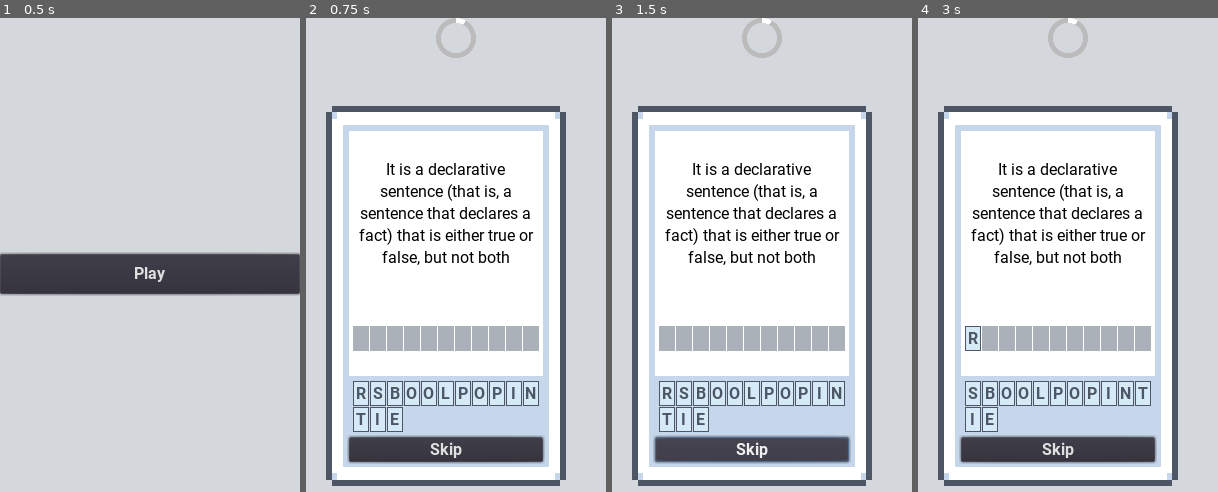
Above: before the commit, frames 1-4 (left to right).
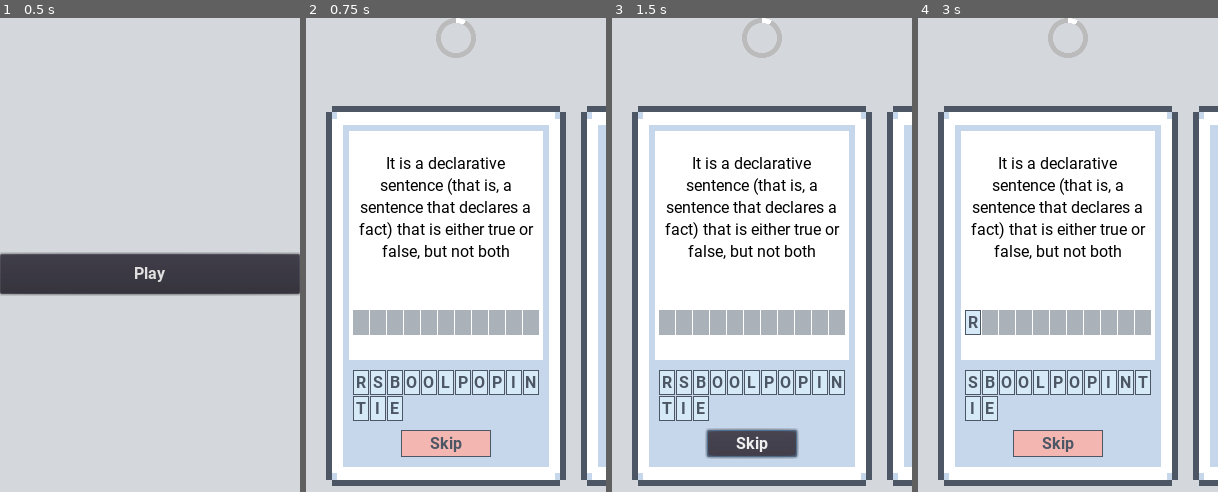
Above: after the commit, the same moments.

Repository: LoneDespair/comsci-card_game
Game: Godot game, scene res://src/main/main.tscn
Two runs of this game, one before a commit and one after it. Both use one fixed random seed, a clock stepped at 60 frames per second and the inputs below.
Inputs:
- Up to frame 1 (0.5 s): no input
- Up to frame 2 (0.75 s): click "Play" at 0.5 s
- Up to frame 3 (1.5 s): click "Skip" at 1.25 s
- Up to frame 4 (3 s): click "Skip" at 2 s; click "R" at 2.75 s

Frame 1 is identical in both runs. In frame 2, 21% of the frame differs, in the area x 13-100%, y 18-99%; in frame 3, 20%; in frame 4, 21%.

Commit message:
sync changes

Diff:
--- a/src/card/card.tscn
+++ b/src/card/card.tscn
@@ -58,15 +58,10 @@
 margin_bottom = 356.0
 custom_constants/separation = 0
 
-[node name="VBoxContainer" type="VBoxContainer" parent="ui/content"]
-margin_right = 194.0
-margin_bottom = 246.0
-size_flags_vertical = 3
-
-[node name="question" type="Label" parent="ui/content/VBoxContainer"]
+[node name="question" type="Label" parent="ui/content"]
 unique_name_in_owner = true
 margin_right = 194.0
-margin_bottom = 167.0
+margin_bottom = 155.0
 size_flags_vertical = 3
 custom_colors/font_color = Color( 0, 0, 0, 1 )
 custom_fonts/font = SubResource( 6 )
@@ -77,12 +72,12 @@
 autowrap = true
 clip_text = true
 
-[node name="answer" type="GridContainer" parent="ui/content/VBoxContainer"]
+[node name="answer" type="GridContainer" parent="ui/content"]
 unique_name_in_owner = true
 margin_left = 97.0
-margin_top = 171.0
+margin_top = 155.0
 margin_right = 97.0
-margin_bottom = 246.0
+margin_bottom = 230.0
 rect_min_size = Vector2( 0, 75 )
 size_flags_horizontal = 6
 custom_constants/vseparation = 1
@@ -90,13 +85,27 @@
 columns = 11
 
 [node name="PanelContainer2" type="PanelContainer" parent="ui/content"]
-margin_top = 246.0
+margin_top = 230.0
 margin_right = 194.0
-margin_bottom = 307.0
+margin_bottom = 332.0
 rect_min_size = Vector2( 0, 61 )
 custom_styles/panel = SubResource( 4 )
 
-[node name="selection" type="GridContainer" parent="ui/content/PanelContainer2"]
+[node name="VBoxContainer" type="VBoxContainer" parent="ui/content/PanelContainer2"]
+margin_top = 5.0
+margin_right = 194.0
+margin_bottom = 97.0
+
+[node name="MarginContainer" type="MarginContainer" parent="ui/content/PanelContainer2/VBoxContainer"]
+margin_right = 194.0
+margin_bottom = 61.0
+rect_min_size = Vector2( 0, 61 )
+custom_constants/margin_right = 0
+custom_constants/margin_top = 0
+custom_constants/margin_left = 0
+custom_constants/margin_bottom = 0
+
+[node name="selection" type="GridContainer" parent="ui/content/PanelContainer2/VBoxContainer/MarginContainer"]
 unique_name_in_owner = true
 margin_left = 97.0
 margin_top = 30.0
@@ -108,11 +117,15 @@
 custom_constants/hseparation = 1
 columns = 11
 
-[node name="skip" type="Button" parent="ui/content"]
+[node name="skip" type="Button" parent="ui/content/PanelContainer2/VBoxContainer"]
 unique_name_in_owner = true
-margin_top = 307.0
-margin_right = 194.0
-margin_bottom = 332.0
+margin_left = 52.0
+margin_top = 65.0
+margin_right = 142.0
+margin_bottom = 92.0
+rect_min_size = Vector2( 90, 0 )
+size_flags_horizontal = 4
+theme_type_variation = "RedButton"
 text = "Skip"
 
 [node name="checker" type="Node" parent="."]
--- a/src/main/default_theme.tres
+++ b/src/main/default_theme.tres
@@ -45,6 +45,18 @@
 border_width_bottom = 1
 border_color = Color( 0.301961, 0.341176, 0.4, 1 )
 
+[sub_resource type="StyleBoxFlat" id=14]
+content_margin_left = 4.0
+content_margin_right = 4.0
+content_margin_top = 4.0
+content_margin_bottom = 4.0
+bg_color = Color( 0.960784, 0.717647, 0.694118, 1 )
+border_width_left = 1
+border_width_top = 1
+border_width_right = 1
+border_width_bottom = 1
+border_color = Color( 0.301961, 0.341176, 0.4, 1 )
+
 [sub_resource type="StyleBoxFlat" id=11]
 bg_color = Color( 0.980392, 0.858824, 0.847059, 1 )
 
@@ -71,5 +83,8 @@
 NeutralLetter/base_type = "Button"
 NeutralLetter/colors/font_color = Color( 0.301961, 0.341176, 0.4, 1 )
 NeutralLetter/styles/normal = SubResource( 12 )
+RedButton/base_type = "Button"
+RedButton/colors/font_color = Color( 0.301961, 0.341176, 0.4, 1 )
+RedButton/styles/normal = SubResource( 14 )
 WrongLetter/base_type = "Button"
 WrongLetter/styles/normal = SubResource( 11 )
--- a/src/play/initiator.gd
+++ b/src/play/initiator.gd
@@ -7,7 +7,7 @@
 #onready var scroll := $"%scroll"
 
 var current_idx := -1
-var key_list := ["PROPOSITION"]#, "COCO", "DONUT", "JELLY", "CAKE"]
+var key_list := ["PROPOSITION", "COCO", "DONUT", "JELLY", "CAKE"]
 
 
 func _ready() -> void:
Not shown: 1 places in src/main/default_theme.tres that only renumber resources
